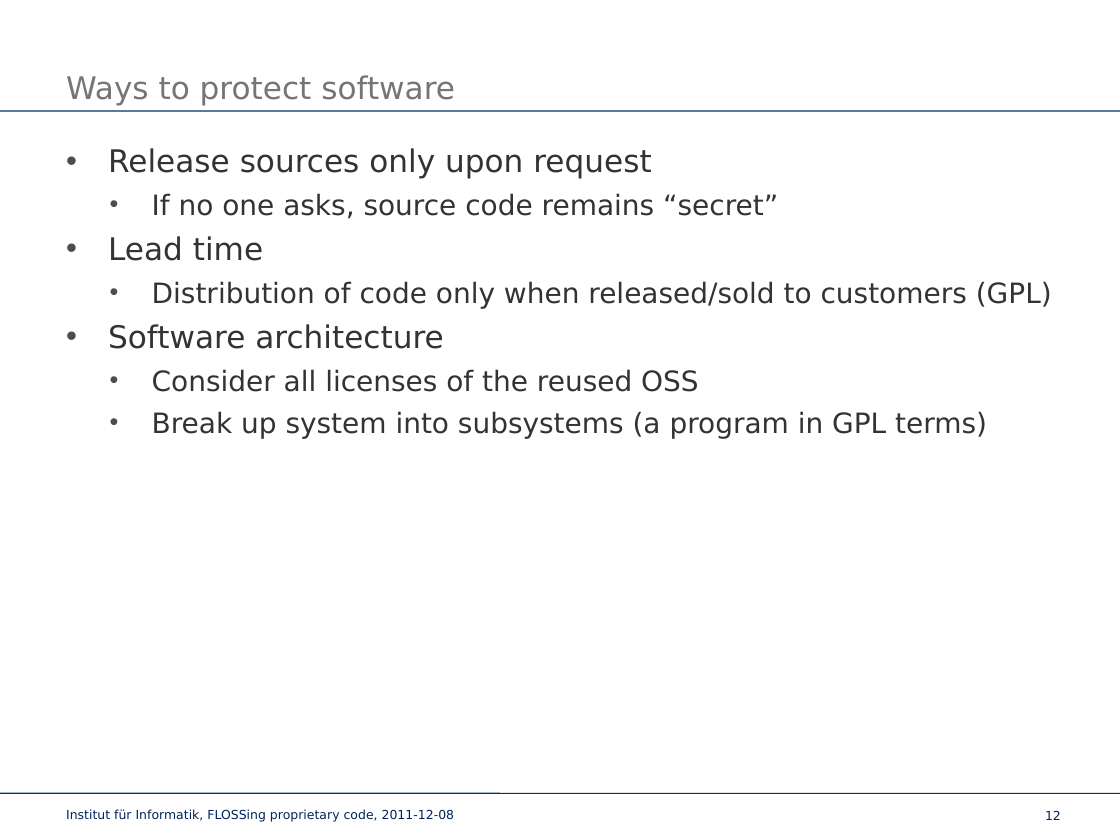
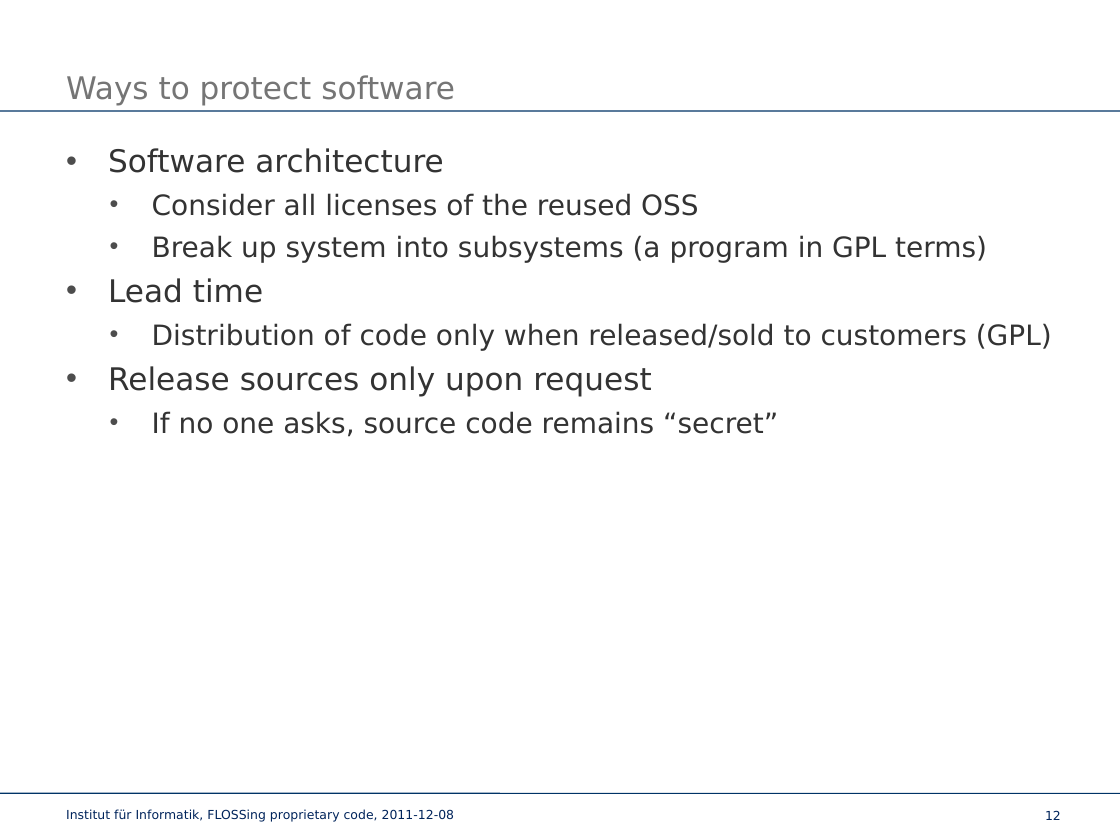
Before and after one commit to davkal/flossing-proprietary-code-talk, a slide deck: slide 12 of bse_david_kaltschmidt_flossing.pptx. Drawn at 1120x840 pixels with LibreOffice and Linux fonts; fonts in the diff are those of the drawing; background and template pictures are left out. Boxes give left, top, right and bottom in pixels: in the first picture for what was removed or moved away, otherwise in the second. Text is boxed around its words. In the diff, an @@ line names an element or a change of style, - is before the commit and + after.

```diff
--- a/bse_david_kaltschmidt_flossing.pptx
+++ b/bse_david_kaltschmidt_flossing.pptx
@@ text at (x1=108, y1=148, x2=1052, y2=309): paragraphs removed @@
-• Release sources only upon request
-  • If no one asks, source code remains “secret”
-• Lead time
-  • Distribution of code only when released/sold to customers (GPL)
@@ text at (x1=108, y1=278, x2=1052, y2=437): paragraphs added @@
+• Lead time
+  • Distribution of code only when released/sold to customers (GPL)
+• Release sources only upon request
+  • If no one asks, source code remains “secret”
```
Also in this commit, not shown: 7 other slides changed, 1 other file.
